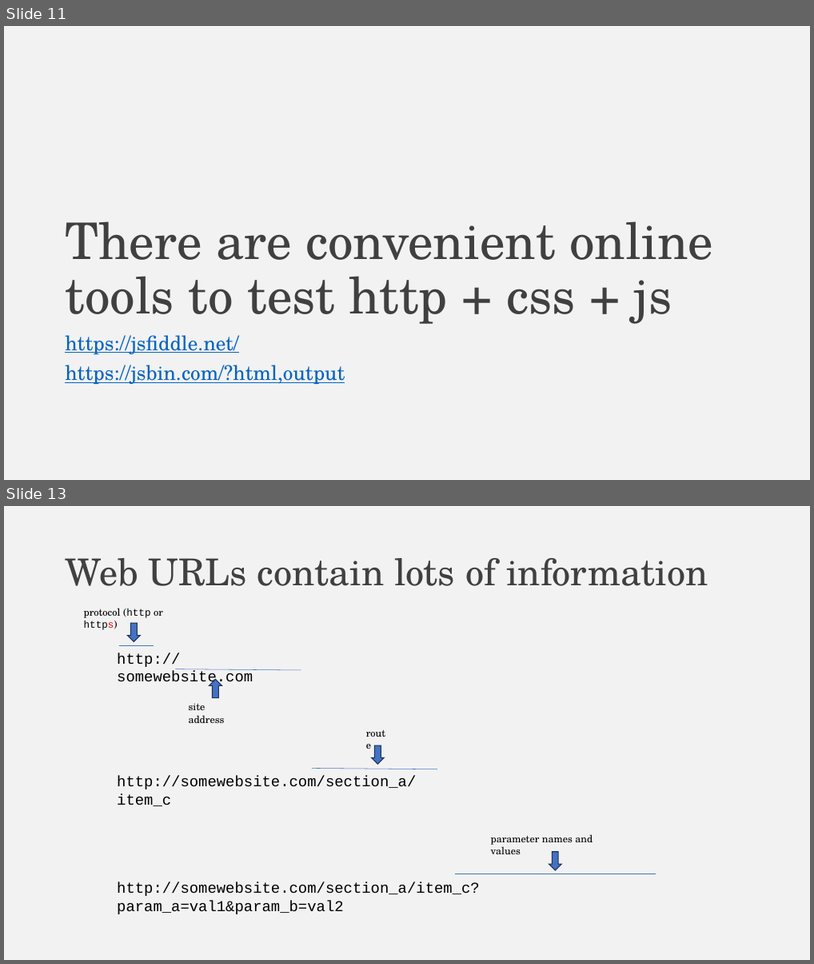
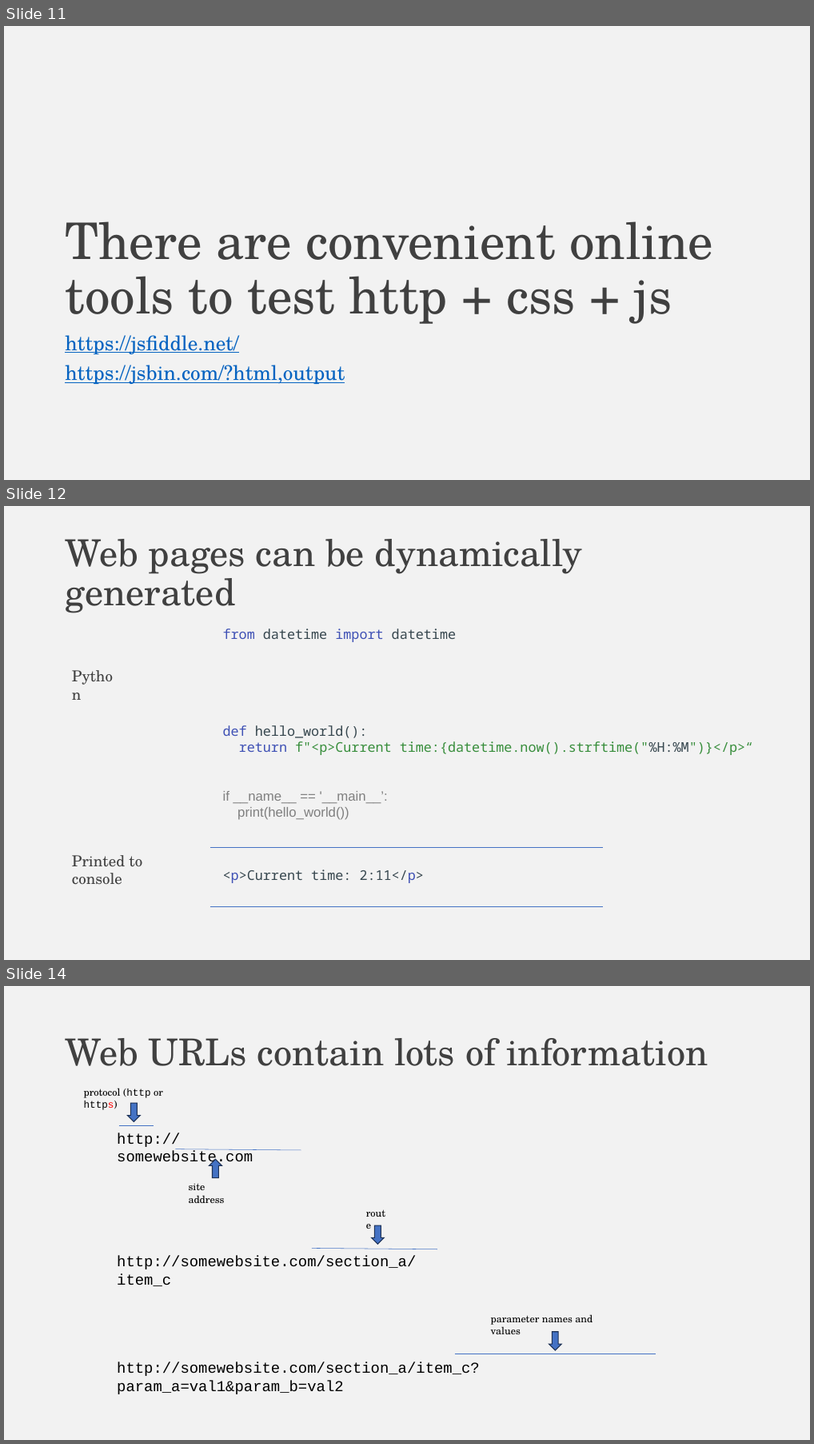
Before and after one commit to falconair/ProgrammingForAnalytics, a slide deck: lectures/075_web_under_the_hood/The web, under the hood.pptx. Shown one above the other, each under a label of ours: slides 11 and 13 before the commit, slides 11, 12 and 14 after it; the slides between them are not shown. The pictures are 814x964 and 814x1444 pixels, drawn with LibreOffice and Linux fonts; fonts in the diff are those of the drawing. Boxes give left, top, right and bottom in pixels: in the first picture for what was removed or moved away, otherwise in the second. Text is boxed around its words. In the diff, an @@ line names an element or a change of style, - is before the commit and + after.

```diff
--- a/lectures/075_web_under_the_hood/The web, under the hood.pptx
+++ b/lectures/075_web_under_the_hood/The web, under the hood.pptx
@@ slide 12 added at box(4, 506, 810, 960), background #F2F2F2 @@
@@ title added at box(66, 539, 583, 613), 44 pt, text #404040 @@
+Web pages can be dynamically generated
@@ text added at box(223, 628, 754, 820), 16 pt, text #388E3C @@
+from datetime import datetime
+def hello_world():
+return f"<p>Current time:{datetime.now().strftime("%H:%M")}</p>“
+if __name__ == '__main__’:
+print(hello_world())
@@ text added at box(66, 664, 127, 688), 18 pt, text #404040 @@
+Python
@@ text added at box(72, 855, 142, 884), 18 pt, text #404040 @@
+Printed to console
@@ line added from (210, 847) to (603, 847), #4472C4 0.5 pt @@
@@ text added at box(223, 869, 425, 883), 16 pt, text #37474F @@
+<p>Current time: 2:11</p>
@@ line added from (210, 907) to (603, 907), #4472C4 0.5 pt @@
@@ what was slide 13 is now slide 14 @@
```
Also in this commit, not shown: 9 slides changed, 6 other slides added, 1 slide removed, 4 other files.
